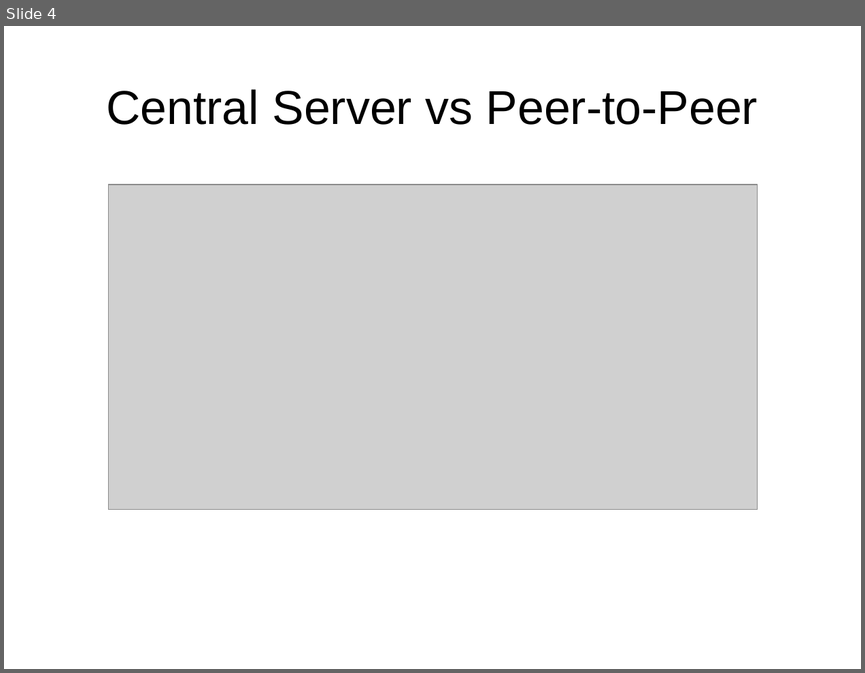
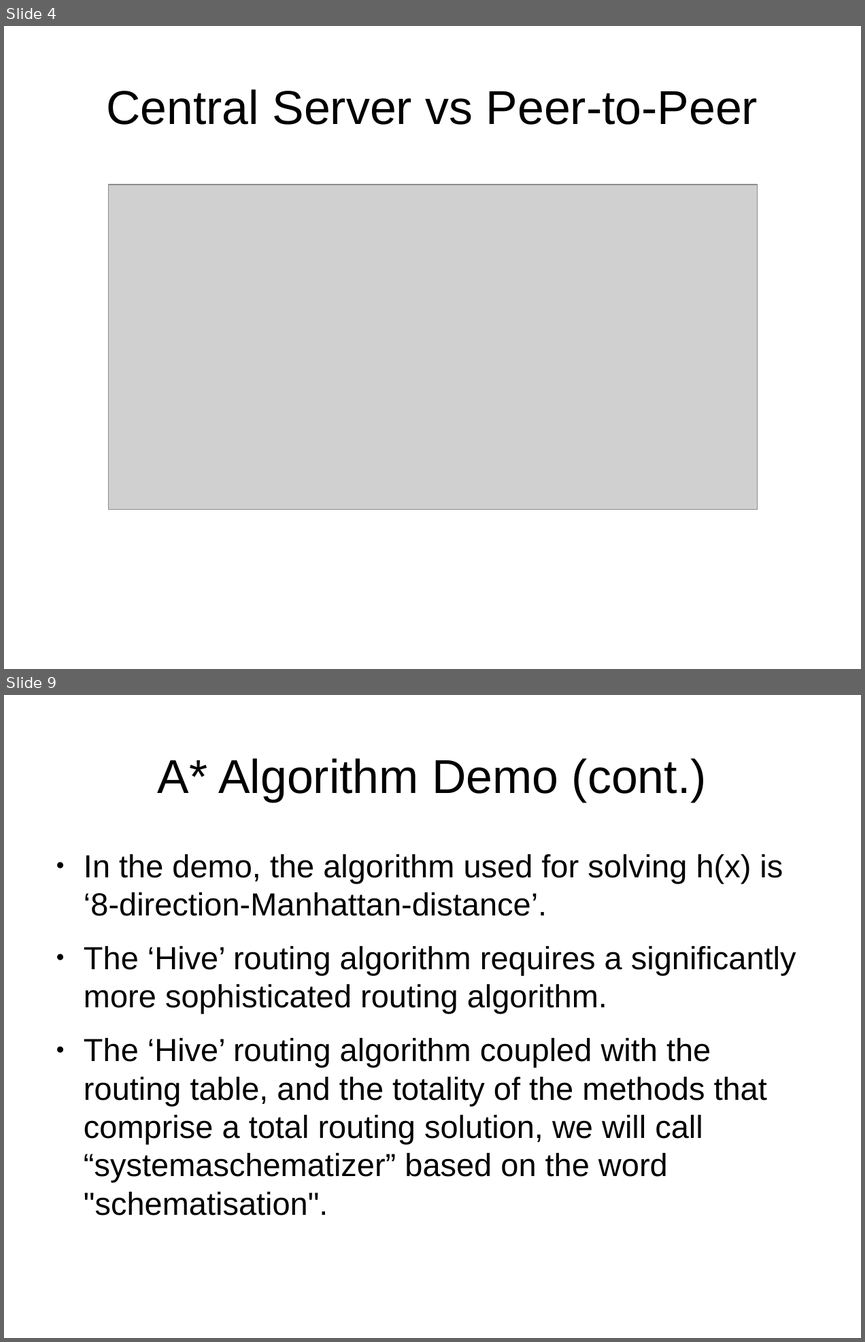
Before and after one commit to 8bitgeek/hive, a slide deck: docs/hive-slides.odp. Shown one above the other, each under a label of ours: slide 4 before the commit, slides 4 and 9 after it; the slides between them are not shown. The pictures are 865x673 and 865x1342 pixels, drawn with LibreOffice and Linux fonts; fonts in the diff are those of the drawing; grey boxes stand for pictures; background and template pictures are left out. Boxes give left, top, right and bottom in pixels: in the first picture for what was removed or moved away, otherwise in the second. Text is boxed around its words. In the diff, an @@ line names an element or a change of style, - is before the commit and + after.

Commit message:
New and improved  systemaschematizer

```diff
--- a/docs/hive-slides.odp
+++ b/docs/hive-slides.odp
@@ slide 9 added at [4, 695, 861, 1338], background #FFFFFF @@
@@ title added at [158, 758, 706, 802], 44 pt, text #000000 @@
+A* Algorithm Demo (cont.)
@@ text added at [84, 854, 796, 1215], 29.6 pt, text #000000 @@
+● In the demo, the algorithm used for solving h(x) is ‘8-direction-Manhattan-distance’.
+● The ‘Hive’ routing algorithm requires a significantly more sophisticated routing algorithm.
+● The ‘Hive’ routing algorithm coupled with the routing table, and the totality of the methods that comprise a total routing solution, we will call “systemaschematizer” based on the word "schematisation".
```
Also in this commit, not shown: 2 slides changed, 5 other slides added.
